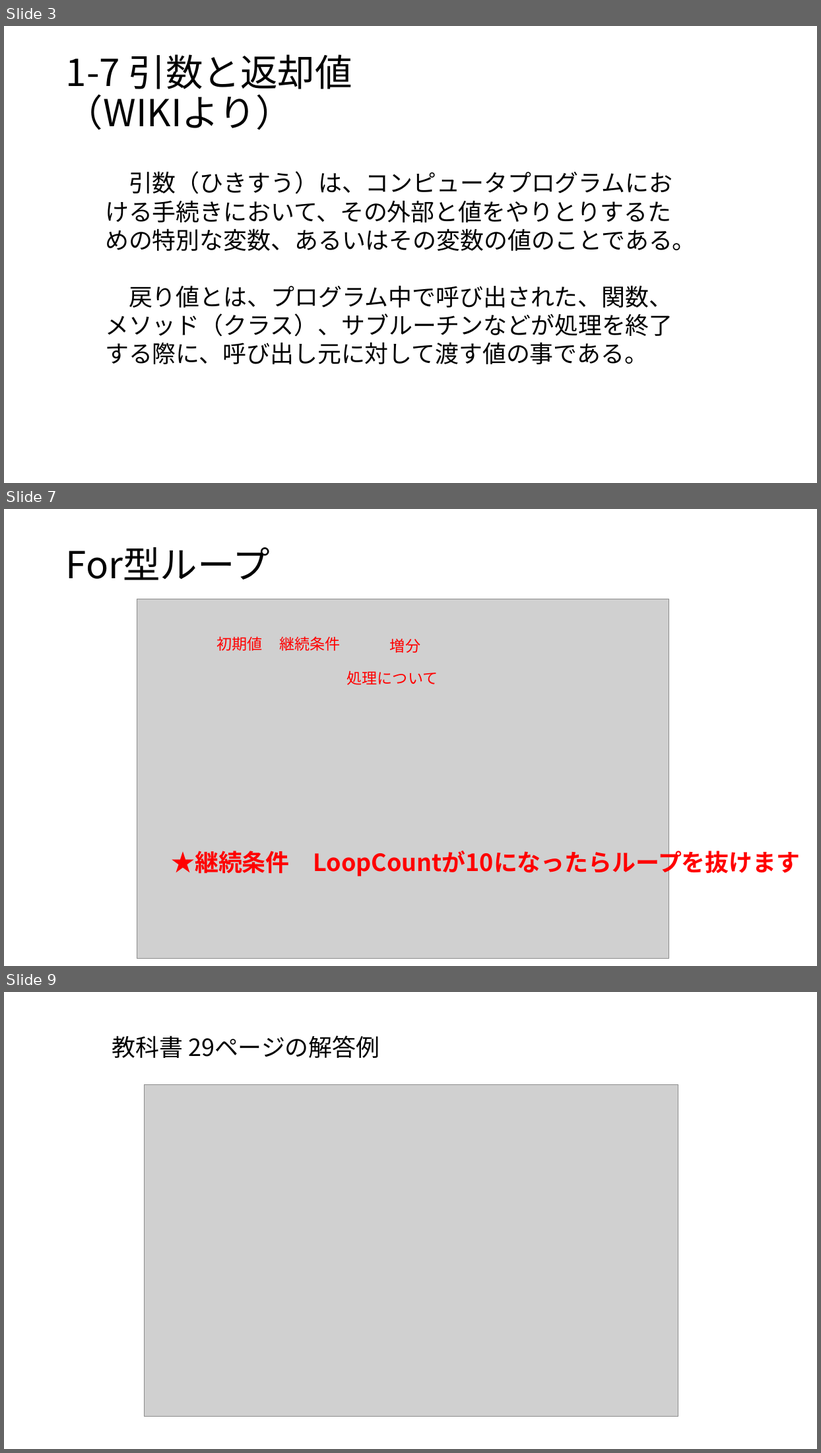
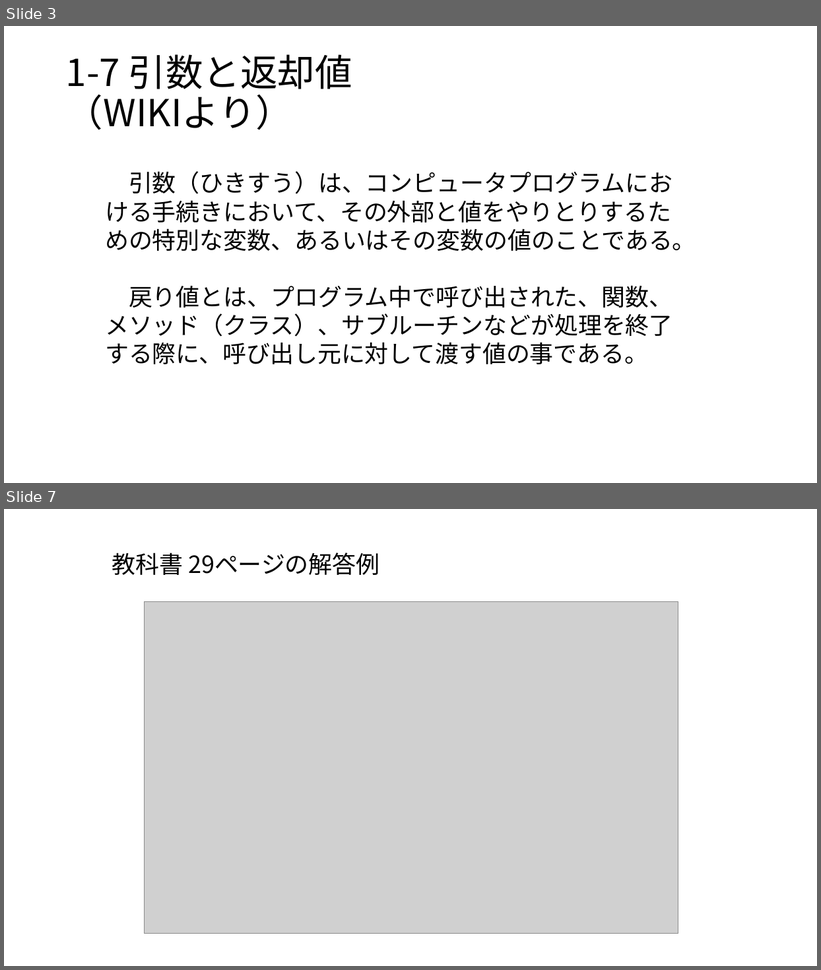
Before and after one commit to masakage/algorithm, a slide deck: docs/第5回引数と返却値.pptx. Shown one above the other, each under a label of ours: slides 3, 7 and 9 before the commit, slides 3 and 7 after it; the slides between them are not shown. The pictures are 821x1453 and 821x970 pixels, drawn with LibreOffice and Linux fonts; fonts in the diff are those of the drawing; grey boxes stand for pictures. Boxes give left, top, right and bottom in pixels: in the first picture for what was removed or moved away, otherwise in the second. Text is boxed around its words. In the diff, an @@ line names an element or a change of style, - is before the commit and + after.

```diff
--- a/docs/第5回引数と返却値.pptx
+++ b/docs/第5回引数と返却値.pptx
@@ slide 7 removed at (4,509,817,966), background #FFFFFF @@
@@ title removed at (66,547,270,580) @@
-For型ループ
@@ picture removed at (137,599,669,959) @@
@@ text removed at (217,636,262,651) @@
-初期値
@@ text removed at (280,636,341,651) @@
-継続条件
@@ text removed at (390,638,420,653) @@
-増分
@@ text removed at (347,671,438,685) @@
-処理について
@@ text removed at (171,848,801,878) @@
-★継続条件 LoopCountが10になったらループを抜けます
@@ what was slide 9 is now slide 7 @@
```
Also in this commit, not shown: 3 slides added, 4 other slides removed, 2 other files.
